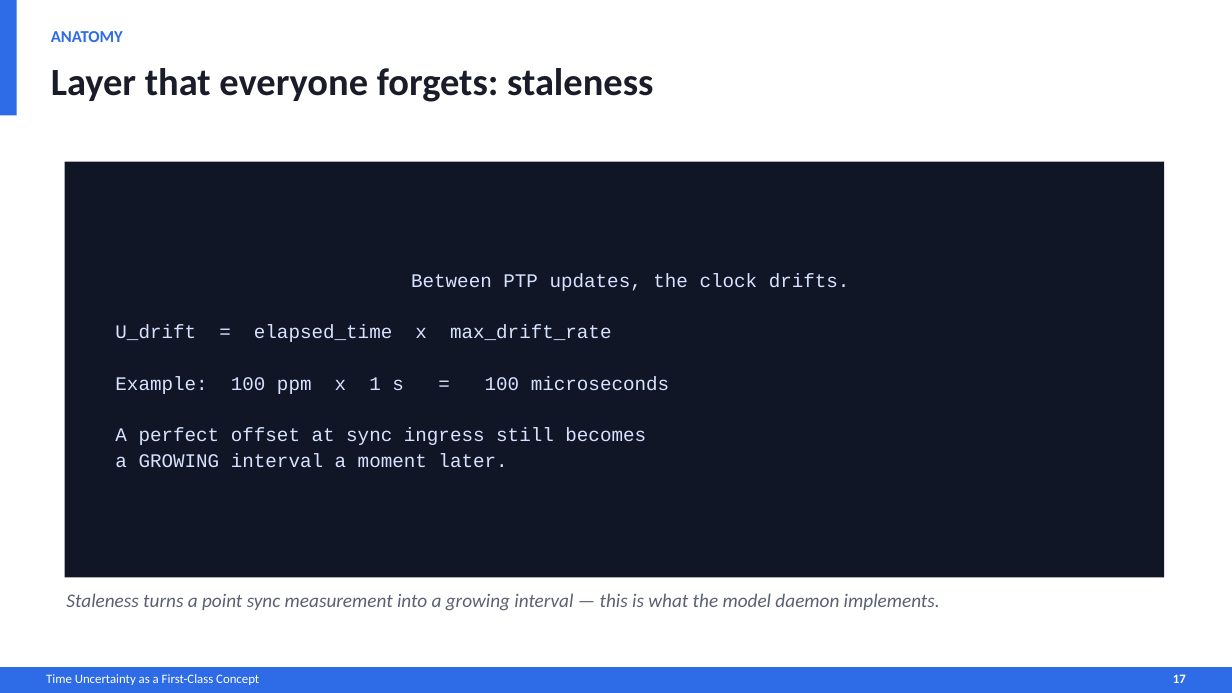
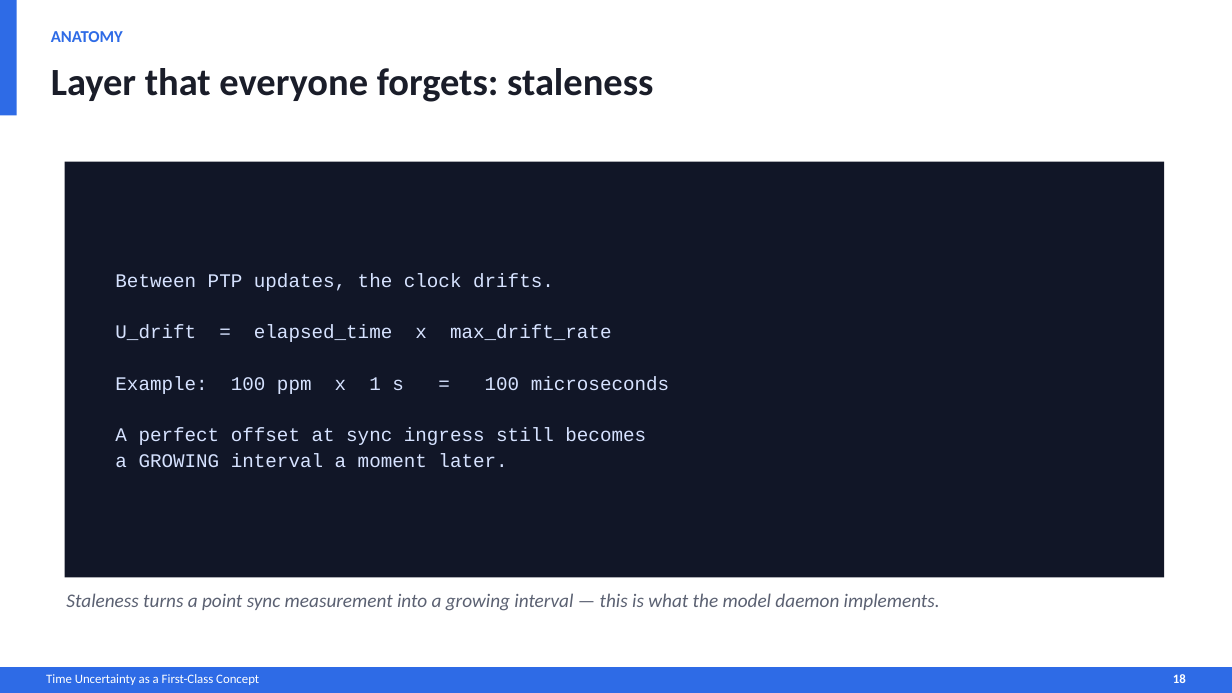
Before and after one commit to MaciekMachni/netdev-0x1a-talk, a slide deck: slide 18 of time-uncertainty-error-bar.pptx (slide 17 before the commit). Drawn at 1232x693 pixels with LibreOffice and Linux fonts; fonts in the diff are those of the drawing. Boxes give left, top, right and bottom in pixels: in the first picture for what was removed or moved away, otherwise in the second. Text is boxed around its words. In the diff, an @@ line names an element or a change of style, - is before the commit and + after.

```diff
--- a/time-uncertainty-error-bar.pptx
+++ b/time-uncertainty-error-bar.pptx
@@ text in rectangle at [115, 273, 554, 291]: alignment centre to left @@
@@ text at [1173, 674, 1186, 683]: text changed @@
-17
+18
```
Also in this commit, not shown: 21 other slides changed, 8 slides added, 2 slides removed, 7 other files.
